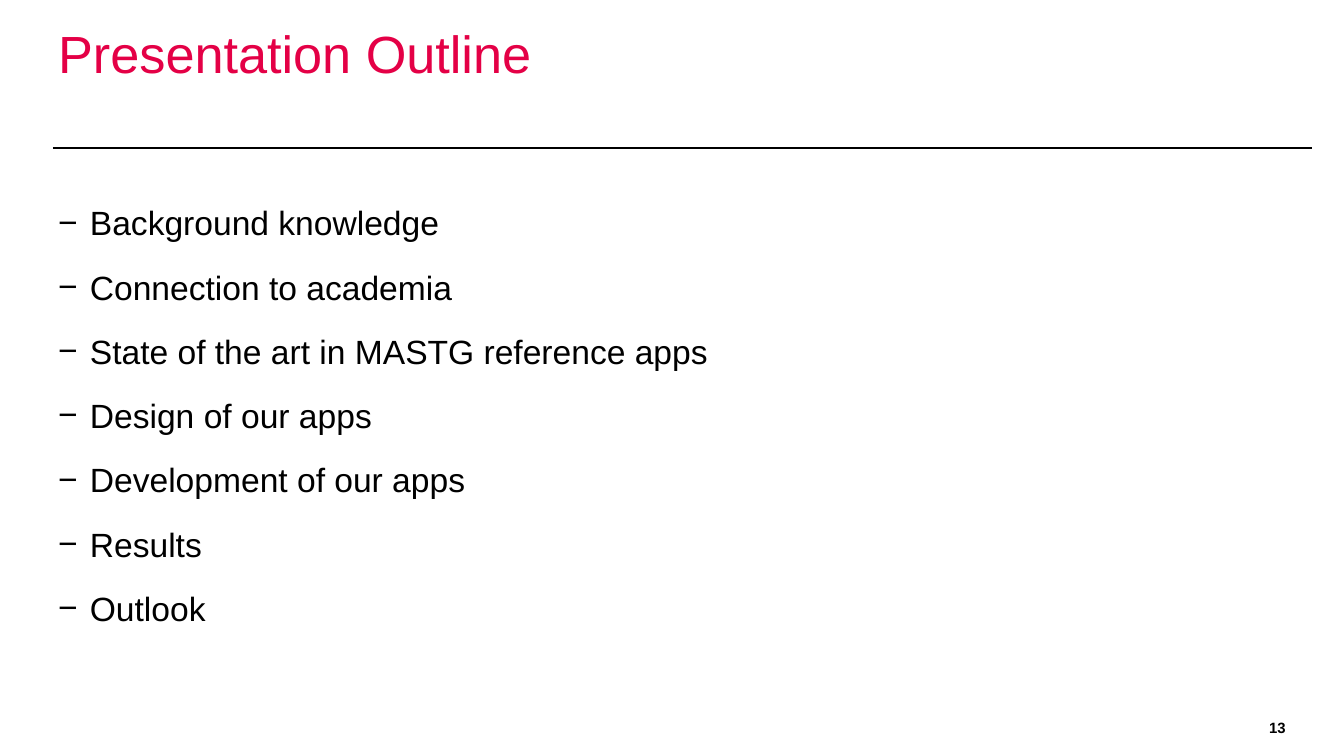
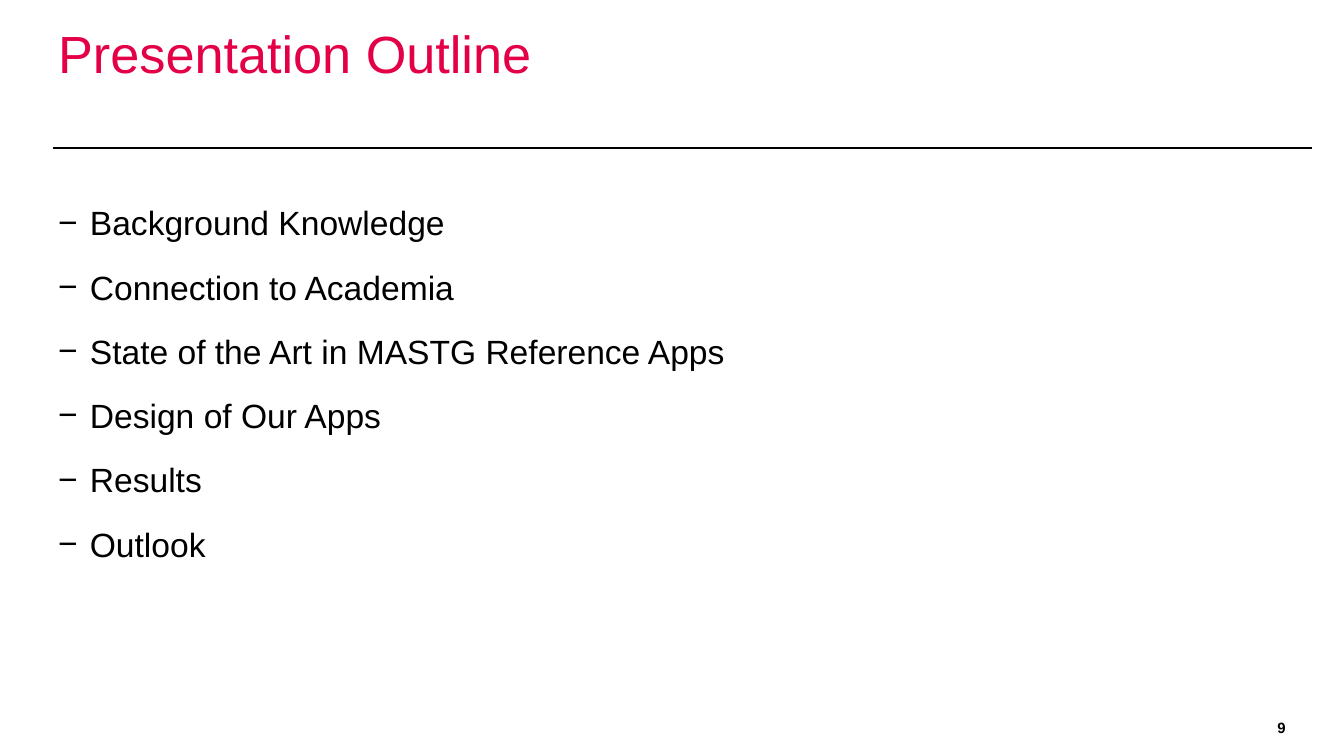
Before and after one commit to domi-cmd/Reference_Application_for_OWASP_MASTG, a slide deck: slide 9 of dev_documents/presentation/ba_thesis_presentation_kronig.pptx (slide 13 before the commit). Drawn at 1344x756 pixels with LibreOffice and Linux fonts; fonts in the diff are those of the drawing; background and template pictures are left out. Boxes give left, top, right and bottom in pixels: in the first picture for what was removed or moved away, otherwise in the second. Text is boxed around its words. In the diff, an @@ line names an element or a change of style, - is before the commit and + after.

Commit message:
Finished first complete version of presentation. Removed the Development Section and added an introduction. Still needs polish, and the presentation is too long. Especially the Design section can be shortened by lowering the depth of details.

```diff
--- a/dev_documents/presentation/ba_thesis_presentation_kronig.pptx
+++ b/dev_documents/presentation/ba_thesis_presentation_kronig.pptx
@@ text at (90, 210, 725, 434): text changed @@
-− Background knowledge
-− Connection to academia
-− State of the art in MASTG reference apps
-− Design of our apps
-− Development of our apps
+− Background Knowledge
+− Connection to Academia
+− State of the Art in MASTG Reference Apps
+− Design of Our Apps
@@ page number at (1277, 722, 1285, 733): text changed @@
-13
+9
```
Also in this commit, not shown: 8 other slides changed, 6 slides added, 10 slides removed.
